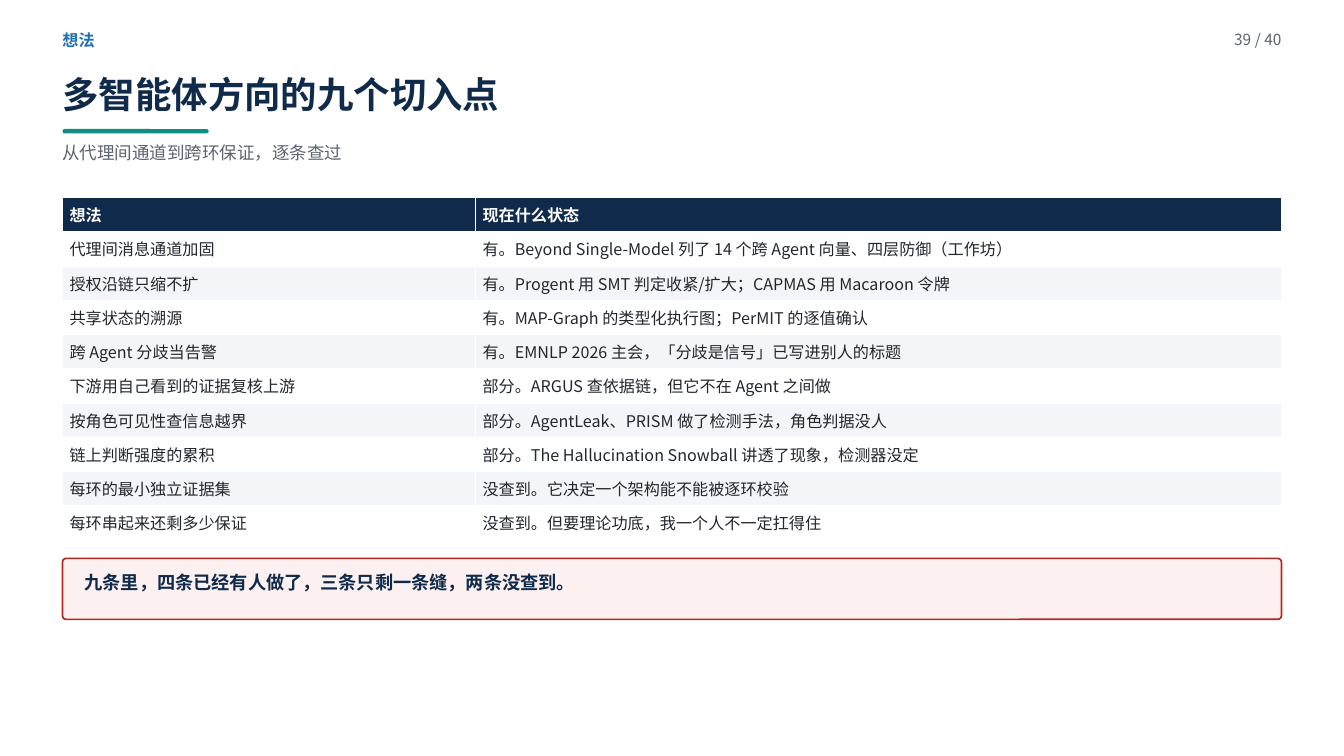
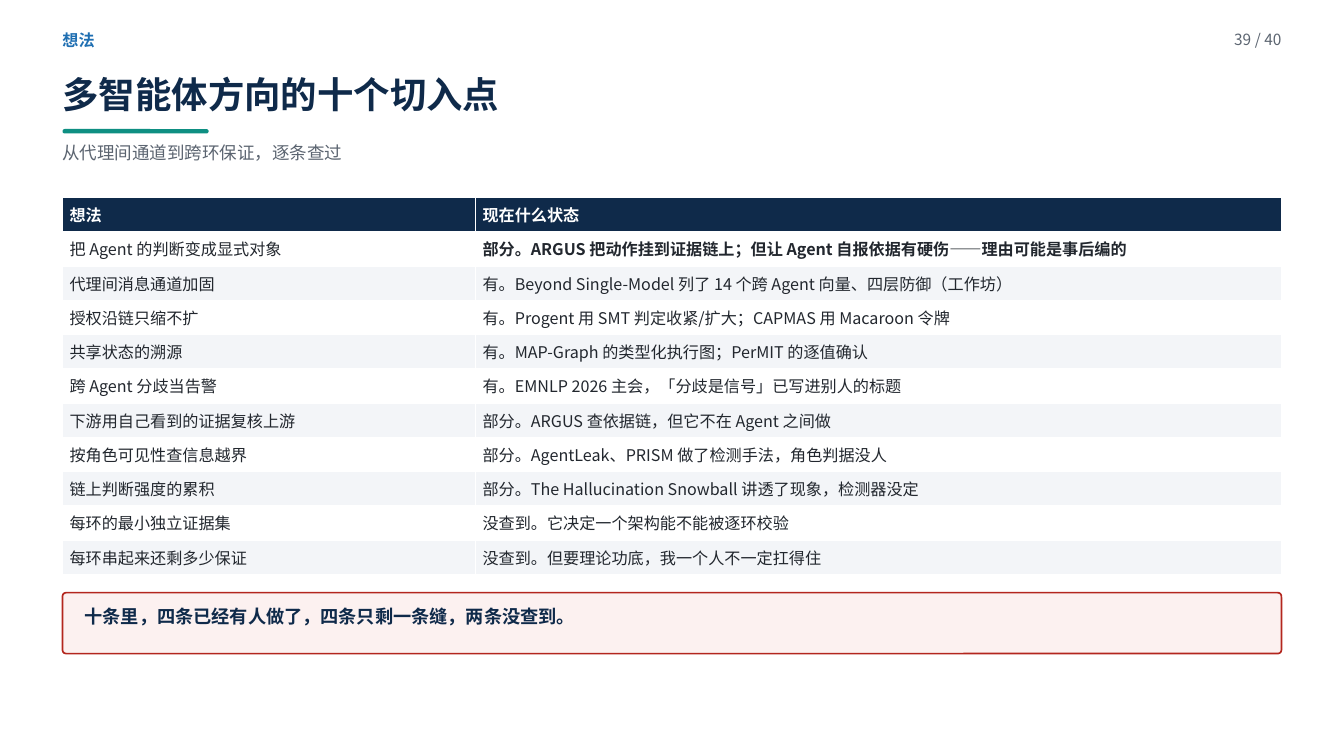
Before and after one commit to yiiiiiii1/multi-agent-remote-sensing, a slide deck: slide 39 of 阶段2-卫星多智能体防御/presentations/卫星多智能体安全调研汇报.pptx. Drawn at 1344x756 pixels with LibreOffice and Linux fonts; fonts in the diff are those of the drawing. Boxes give left, top, right and bottom in pixels: in the first picture for what was removed or moved away, otherwise in the second. Text is boxed around its words. In the diff, an @@ line names an element or a change of style, - is before the commit and + after.

Commit message:
P39 补回「把 Agent 的判断变成显式对象」——这是最早的核心想法，也是下游复核上游的前提；如实标状态：部分（ARGUS 走的是证据链，自报依据有事后合理化的硬伤）。九条变十条

```diff
--- a/阶段2-卫星多智能体防御/presentations/卫星多智能体安全调研汇报.pptx
+++ b/阶段2-卫星多智能体防御/presentations/卫星多智能体安全调研汇报.pptx
@@ text at (62, 76, 499, 112): text changed @@
-多智能体方向的九个切入点
+多智能体方向的十个切入点
@@ table at (63, 198, 1282, 575) @@
+row 2: 把 Agent 的判断变成显式对象 | 部分。ARGUS 把动作挂到证据链上；但让 Agent 自报依据有硬伤——理由可能是事后编的
@@ rounded rectangle: place and size @@
-rounded rectangle at (63, 559, 1281, 619)
+rounded rectangle at (63, 593, 1281, 653)
@@ text at (85, 607, 575, 626): text changed @@
-九条里，四条已经有人做了，三条只剩一条缝，两条没查到。
+十条里，四条已经有人做了，四条只剩一条缝，两条没查到。
```
Also in this commit, not shown: 2 other files.
